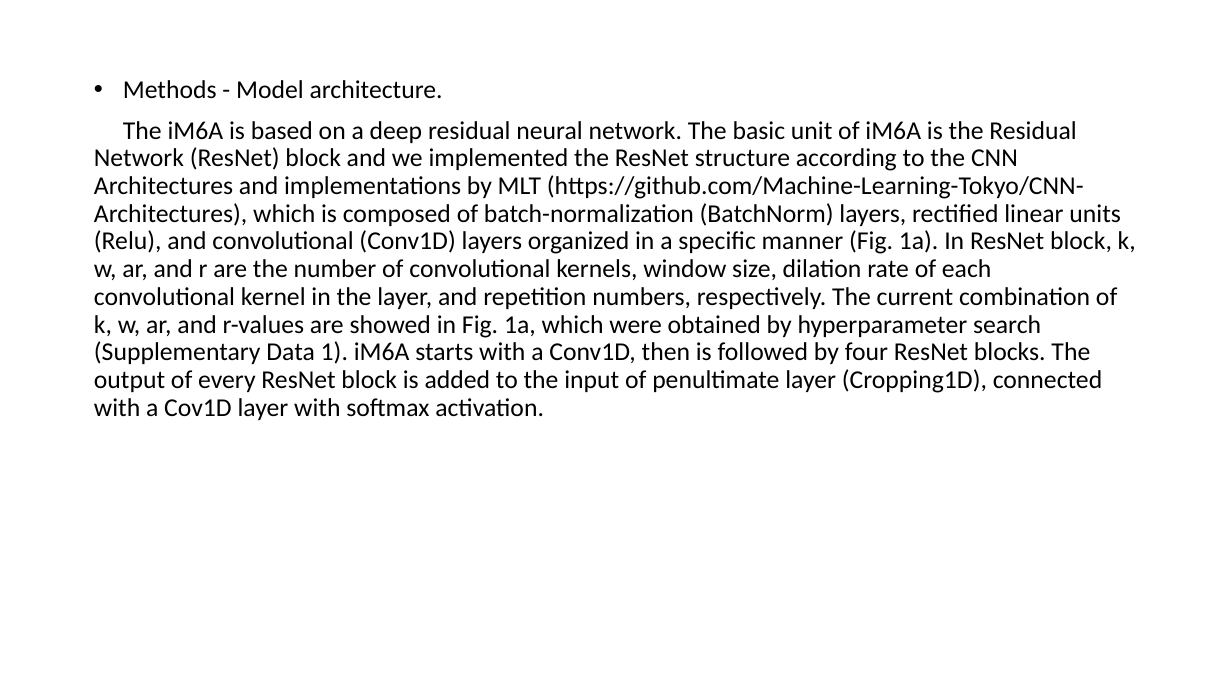
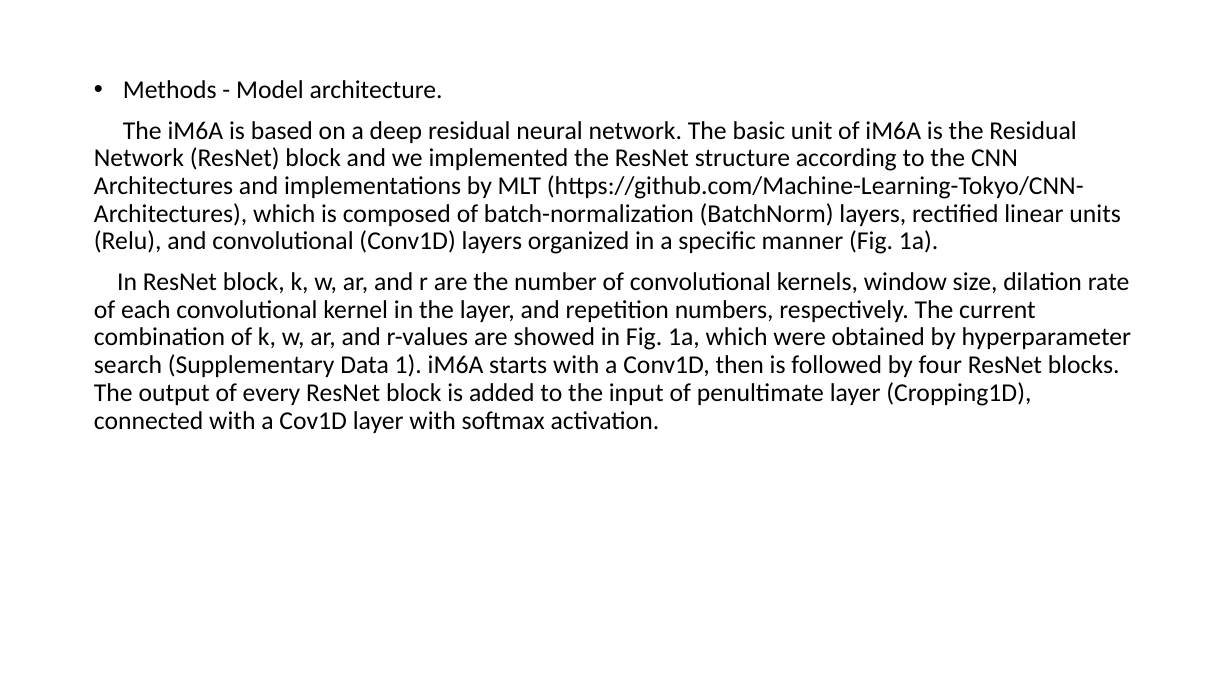
Before and after one commit to YanChengHuang/paper_implement, a slide deck: slide 9 of iM6A/presentation/iM6A.pptx. Drawn at 1232x693 pixels with LibreOffice and Linux fonts; fonts in the diff are those of the drawing. Boxes give left, top, right and bottom in pixels: in the first picture for what was removed or moved away, otherwise in the second. Text is boxed around its words. In the diff, an @@ line names an element or a change of style, - is before the commit and + after.

Commit message:
add sth

```diff
--- a/iM6A/presentation/iM6A.pptx
+++ b/iM6A/presentation/iM6A.pptx
@@ text at [94, 121, 1132, 433]: text changed @@
-The iM6A is based on a deep residual neural network. The basic unit of iM6A is the Residual Network (ResNet) block and we implemented the ResNet structure according to the CNN Architectures and implementations by MLT (https://github.com/Machine-Learning-Tokyo/CNN-Architectures), which is composed of batch-normalization (BatchNorm) layers, rectified linear units (Relu), and convolutional (Conv1D) layers organized in a specific manner (Fig. 1a). In ResNet block, k, w, ar, and r are the number of convolutional kernels, window size, dilation rate of each convolutional kernel in the layer, and repetition numbers, respectively. The current combination of k, w, ar, and r-values are showed in Fig. 1a, which were obtained by hyperparameter search (Supplementary Data 1). iM6A starts with a Conv1D, then is followed by four ResNet blocks. The output of every ResNet block is added to the input of penultimate layer (Cropping1D), connected with a Cov1D layer with softmax activation.
+The iM6A is based on a deep residual neural network. The basic unit of iM6A is the Residual Network (ResNet) block and we implemented the ResNet structure according to the CNN Architectures and implementations by MLT (https://github.com/Machine-Learning-Tokyo/CNN-Architectures), which is composed of batch-normalization (BatchNorm) layers, rectified linear units (Relu), and convolutional (Conv1D) layers organized in a specific manner (Fig. 1a).
+In ResNet block, k, w, ar, and r are the number of convolutional kernels, window size, dilation rate of each convolutional kernel in the layer, and repetition numbers, respectively. The current combination of k, w, ar, and r-values are showed in Fig. 1a, which were obtained by hyperparameter search (Supplementary Data 1). iM6A starts with a Conv1D, then is followed by four ResNet blocks. The output of every ResNet block is added to the input of penultimate layer (Cropping1D), connected with a Cov1D layer with softmax activation.
```
Also in this commit, not shown: 3 other slides changed.
